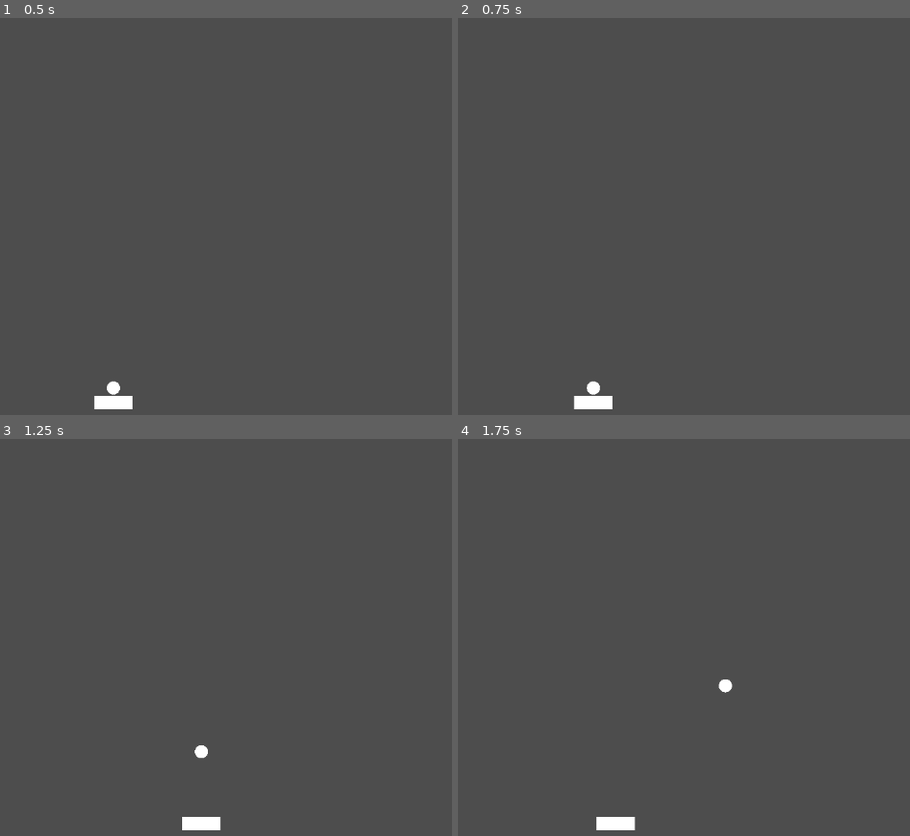
Above: before the commit, frames 1-4 (two rows, left to right).
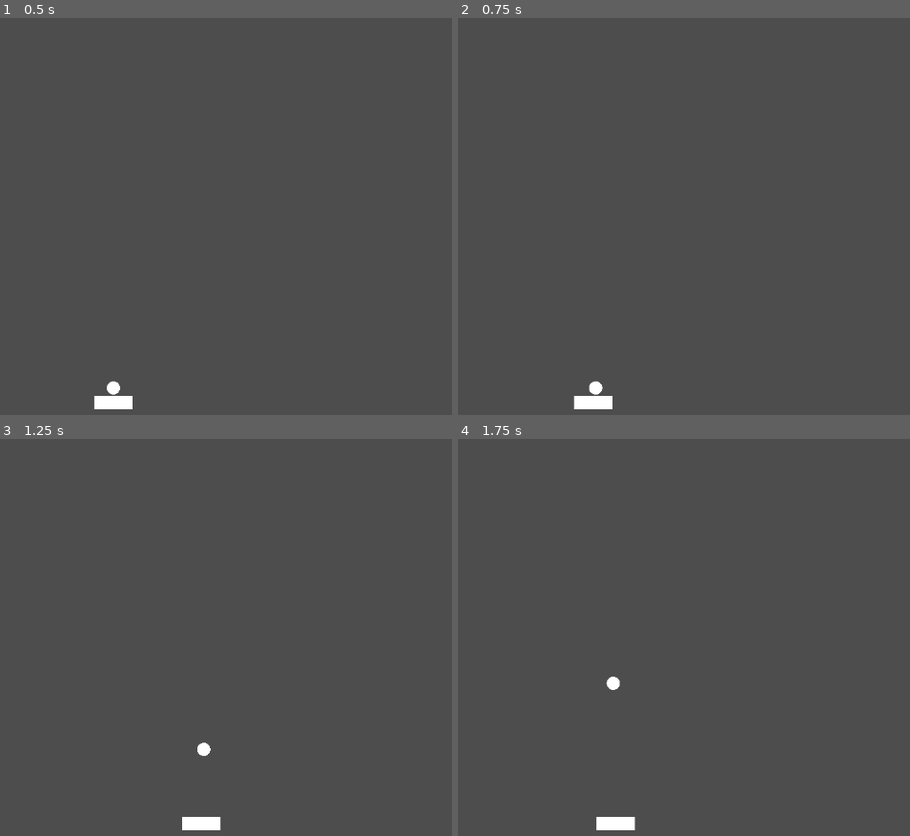
Above: after the commit, the same moments.

Repository: k3ving/lernfeld8
Game: Godot game, scene res://scenes/main.tscn
Same seed, same stepped clock (60 frames per second), same inputs: the game is played once before the commit and once after it.
Inputs:
- Up to frame 1 (0.5 s): no input
- Up to frame 2 (0.75 s): tap Enter at 0.5 s; hold Right (ui_right) from 0.53 s (still down)
- Up to frame 3 (1.25 s): keep holding Right (ui_right); tap Space (ui_select) at 0.77 s
- Up to frame 4 (1.75 s): release Right (ui_right) at 1.28 s; hold Left (ui_left) from 1.28 s (still down); tap Space (ui_select) at 1.52 s

Frame 1 is identical in both runs. In frame 2, less than 0.1% of the frame differs, in the area x 28-33%, y 91-95%; in frame 3, less than 0.1%; in frame 4, 0.2%, in the area x 32-61%, y 59-64%.

Commit message:
change ball to characterBody

Diff:
--- a/scenes/ball.tscn
+++ b/scenes/ball.tscn
@@ -6,10 +6,7 @@
 
 [sub_resource type="CircleShape2D" id="CircleShape2D_rxcgp"]
 
-[node name="Ball" type="RigidBody2D"]
-gravity_scale = 0.0
-
-[node name="Ball Move" type="Node" parent="."]
+[node name="Ball" type="CharacterBody2D"]
 script = ExtResource("1_ese87")
 
 [node name="CollisionShape2D" type="CollisionShape2D" parent="."]
@@ -20,5 +17,3 @@
 position = Vector2(0, 2.98023e-07)
 scale = Vector2(0.0389729, 0.0390625)
 texture = ExtResource("1_mmsav")
-
-[connection signal="body_entered" from="." to="CollisionShape2D" method="_on_ball_body_entered"]
--- /dev/null
+++ b/scenes/gamestate.gd
@@ -0,0 +1,15 @@
+extends Node2D
+
+
+# Called when the node enters the scene tree for the first time.
+func _ready():
+	pass # Replace with function body.
+	var started = false
+	var ended = false
+
+
+# Called every frame. 'delta' is the elapsed time since the previous frame.
+func _process(delta):
+		if Input.is_action_pressed("space"):
+			started = true
+	pass
--- /dev/null
+++ b/scenes/start.gd
@@ -0,0 +1,12 @@
+extends Node2D
+
+
+# Called when the node enters the scene tree for the first time.
+func _ready():
+	pass # Replace with function body.
+
+
+
+# Called every frame. 'delta' is the elapsed time since the previous frame.
+func _process(delta):
+	pass
--- a/scripts/ball_move.gd
+++ b/scripts/ball_move.gd
@@ -1,16 +1,14 @@
-extends Node
+extends CharacterBody2D
 
 
 var started
 var main_node
 var player_node
-var rigidBody
 
 # Called when the node enters the scene tree for the first time.
 func _ready():
 	main_node = get_node("/root/Main")
 	player_node = get_node("/root/Main/Player")
-	rigidBody = get_parent()
 
 
 # Called every frame. 'delta' is the elapsed time since the previous frame.
@@ -18,10 +16,16 @@
 	started = main_node.is_started()
 
 	if not started:
-		rigidBody.linear_velocity.x = player_node.linear_velocity.x
+
+		velocity = player_node.linear_velocity
 	else:
-		rigidBody.linear_velocity.y = -200
+		velocity = Vector2(player_node.linear_velocity.x, -200)
 
 
-func _on_body_entered(body):
+func _physics_process(delta):
+	var collision = move_and_collide(velocity * delta)
+	if collision:
+		velocity = velocity.bounce(collision.get_normal())
+
+func _on_ball_body_entered(body):
 	print(body.get_parent().name)
Not shown: 1 places in scenes/ball.tscn that only renumber resources
Not shown: 1 places in scenes/main.tscn that only renumber resources
